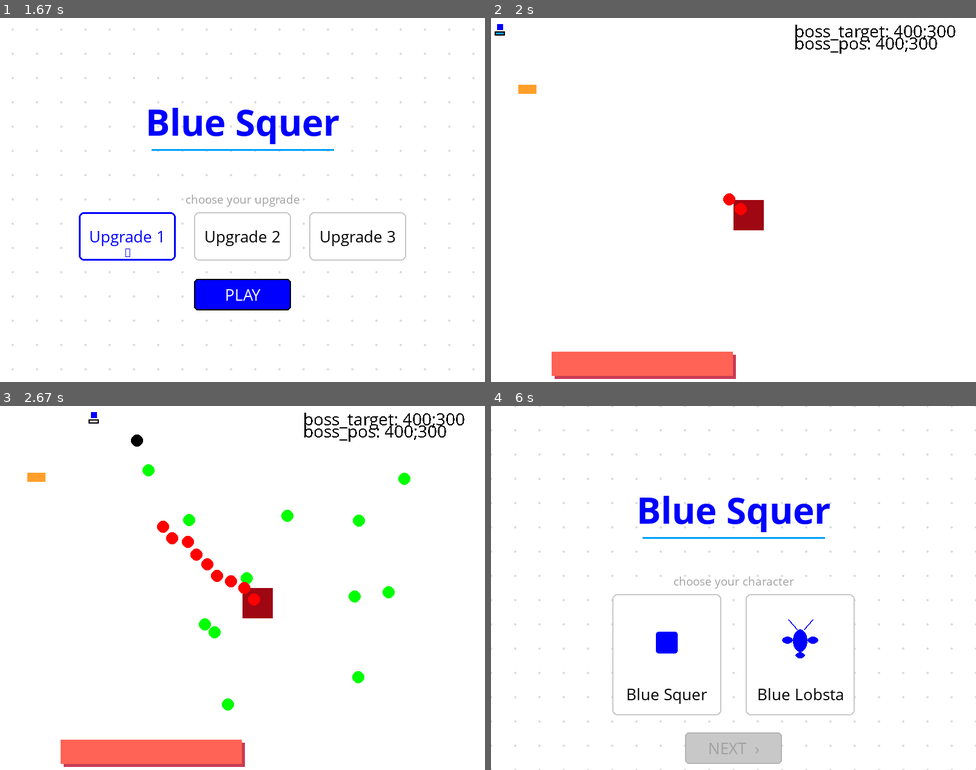
Above: before the commit, frames 1-4 (two rows, left to right).
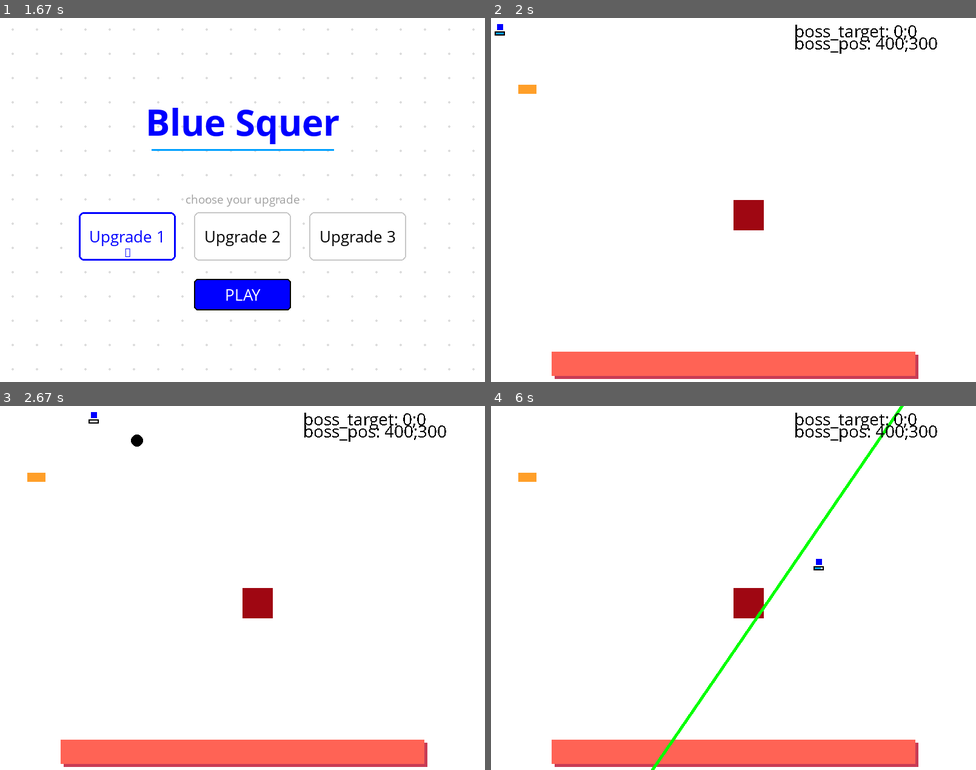
Above: after the commit, the same moments.

Repository: johannesbenjohannes/BlueSquer
Game: pygame game, started from main.py
Two runs of this game, one before a commit and one after it. Both use one fixed random seed, a clock stepped at 60 frames per second and the inputs below.
Inputs (mouse positions are in pixels of both pictures, inside the frame that each line leads up to):
- Up to frame 1 (1.67 s): click "PLAY" at 0.38 s; click "Blue Lobsta" at 0.72 s; click "NEXT ›" at 1.05 s; click "Upgrade 1" at 1.38 s
- Up to frame 2 (2 s): click "PLAY" at 1.72 s
- Up to frame 3 (2.67 s): click (252, 464) at 2.05 s; hold D from 2.33 s (still down); tap Space at 2.4 s; click (126, 515) at 2.42 s
- Up to frame 4 (6 s): tap Space at 2.7, 2.9, 3.2, 3.4, 3.73, 4.03, 4.4, 4.8, 5.1, 5.3, 5.6, 5.8 s; release D at 2.8 s; hold D 2.83-3.3 s; tap Z at 2.98, 4.48, 5.88 s; hold S 3.33-3.63 s; hold D 3.67-4.3 s; hold S 4.33-4.7 s; hold D 4.73-5.2 s; hold D 5.23-5.7 s; hold S from 5.73 s (still down)

Frame 1 is identical in both runs. In frame 2, 3.1% of the frame differs, in the area x 47-96%, y 2-100%; in frame 3, 4.4%; in frame 4, 12%, in the area x 0-100%, y 0-100%.

Commit message:
final changes

Diff:
--- a/main.py
+++ b/main.py
@@ -37,13 +37,12 @@
 
 
     LARGEUR = 800
-    compteur_attaque_ligne = 0
-    compteur_attaque_cercle = 0
+
     HAUTEUR = 600
 
     rect_x = 10
     rect_y = 10
-    moving = False
+
 
     past_rect_x = 0
     past_rect_y = 0
@@ -431,7 +430,7 @@
         boss_target_pos = Vector2(1,1)
         player_direction = Vector2(1,1)
         compteur = 0
-        nb_phase = 3
+        nb_phase = 1
         current_pattern = "NO PATTERN"
         previous_pattern = "NO PATTERN"
         draw_what = "NO PATTERN"
@@ -451,7 +450,7 @@
         has_shot = False
         compteur_shot = 30
         speed = 3
-        boss = Ennemy(Vector2(400,300),50,50,299)
+        boss = Ennemy(Vector2(400,300),50,50,600)
 
         # --- 3. Boucle principale ---
         game_running = True
@@ -574,9 +573,9 @@
                 else:
                     if compteur % round(boss.health/10) == 0:
                         for i in range(12):
-                            CircleAttack.circles.append(CircleAttack(rd.randint(100,700), rd.randint(100,500)))
+                            CircleAttack.circles.append(CircleAttack(rd.randint(10,790), rd.randint(10,590)))
                     if compteur % 6 == 0:
-                        projectile.append(Bullet(Vector2(boss.pos.x+25,boss.pos.y+25), Vector2(boss.pos.x+25-rect_x+5+rd.randint(-40,40),boss.pos.y+25-rect_y+5+rd.randint(-40,40)).unit, RED,-4))
+                        projectile.append(Bullet(Vector2(boss.pos.x+25,boss.pos.y+25), Vector2(boss.pos.x+25-rect_x+5+rd.randint(-100,100),boss.pos.y+25-rect_y+5+rd.randint(-100,100)).unit, RED,-4))
                     for circle in CircleAttack.circles:
                         circle.update()
                         circle.draw()
@@ -702,8 +701,8 @@
                         if check_surrounding_pixel_colors(fenetre, obj.pos.x-10,obj.pos.y-10,BORDEAUX,20) and obj.nature == BLACK:
                             projectile.remove(obj)
 
-                if 5<rect_x<795 and 5<rect_y<595:
-                    if check_surrounding_pixel_colors(fenetre,rect_x,rect_y,RED,10):
+                if 0<rect_x+5<800 and 0<rect_y+5<600:
+                    if check_surrounding_pixel_colors(fenetre,rect_x+5,rect_y+5,RED,10):
                         text_collison=base_font.render("collision", False, (0,0,0))
                         fenetre.blit(text_collison, (400,2))
                         if not immortel:
